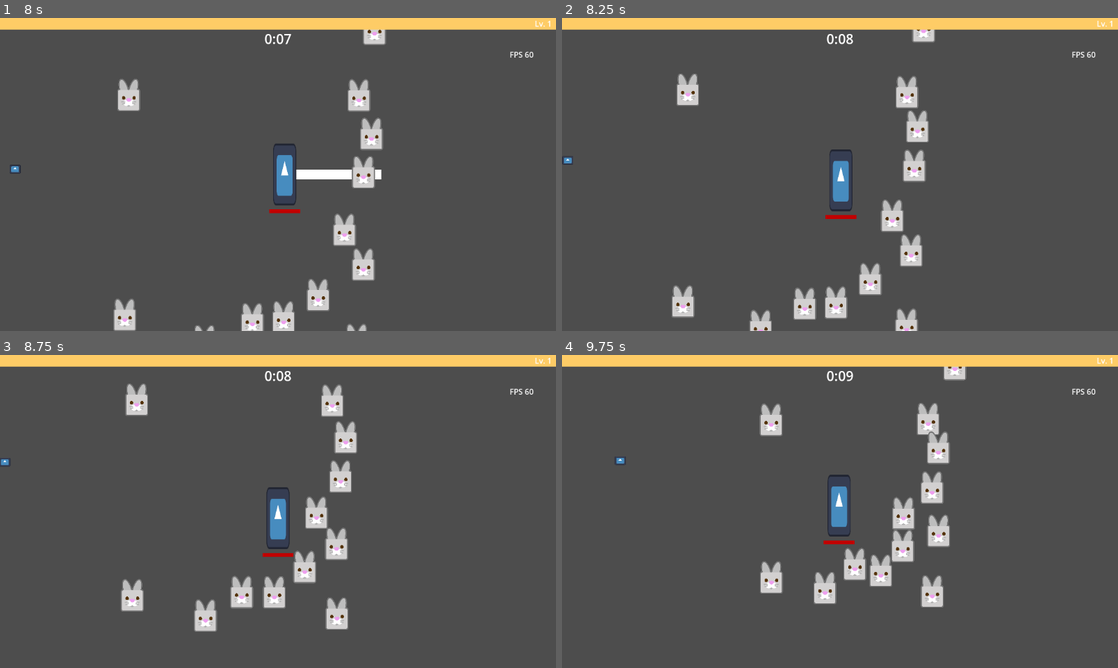
Above: before the commit, frames 1-4 (two rows, left to right).
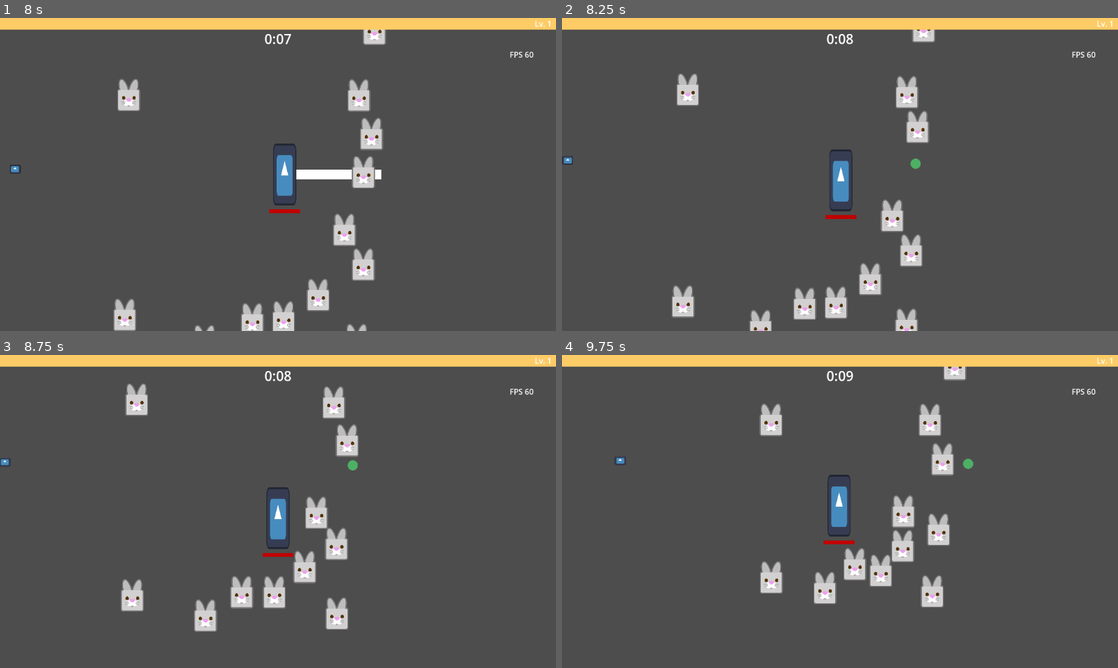
Above: after the commit, the same moments.

Repository: Boushitou/Q3_Nil_Survivor
Game: Godot game, scene res://Scenes/main_game.tscn
Two runs of this game, one before a commit and one after it. Both use one fixed random seed, a clock stepped at 60 frames per second and the inputs below. The engine's default icon, where the game draws it, is replaced by a stand-in: a white triangle on a blue panel in a dark square.
Inputs:
- Up to frame 1 (8 s): tap Enter at 0.5 s; hold D (move_right) 0.53-1.28 s; hold S (move_down) 1.28-2.03 s; hold D (move_right) 2.03-2.78 s; hold W (move_up) 2.78-3.53 s; hold Q (move_left) 3.53-5.03 s; hold S (move_down) 5.03-5.78 s; hold D (move_right) 5.78-6.53 s; hold W (move_up) 6.53-7.28 s; hold D (move_right) from 7.28 s (still down)
- Up to frame 2 (8.25 s): release D (move_right) at 8.03 s; hold S (move_down) from 8.03 s (still down)
- Up to frame 3 (8.75 s): keep holding S (move_down)
- Up to frame 4 (9.75 s): release S (move_down) at 8.78 s; hold Q (move_left) 8.78-9.53 s; hold W (move_up) from 9.53 s (still down)

Frame 1 is identical in both runs. In frame 2, 0.4% of the frame differs, in the area x 61-66%, y 29-53%; in frame 3, 0.9%; in frame 4, 1.4%, in the area x 59-74%, y 15-62%.

Commit message:
Corrected corruption error with xp_orb by changing its name.

Diff:
--- a/Data/Enemies/0_beetle.tres
+++ b/Data/Enemies/0_beetle.tres
@@ -7,7 +7,7 @@
 script = ExtResource("1_hn2cu")
 ID = 0
 name = "Beetle"
-max_health = 50
+max_health = 5
 power = 5
 speed = 60.0
 sprite = ExtResource("2_gbbms")
--- a/Scripts/Items/Experience.gd
+++ b/Scripts/Items/Experience.gd
@@ -15,7 +15,7 @@
 @export var bounce_duration : float = 0.1
 var bounce_time : float = 0.0
 
-var xp_particles : PackedScene = preload("res://Scenes/xp_particles.tscn")
+var xp_particles : PackedScene = load("res://Scenes/xp_particles.tscn")
 
 func _ready() -> void:
 	xp_orb_manager = get_parent()
--- a/Scripts/Items/XpOrbManager.gd
+++ b/Scripts/Items/XpOrbManager.gd
@@ -1,7 +1,7 @@
 extends Node
 class_name XpOrbManager
 
-var orb : Resource = preload("res://Scenes/xp_orb.tscn")
+var orb : Resource = preload("res://Scenes/xp_orbs.tscn")
 
 var xp_orb_nb : int = 0
 const MAX_ORB_NB : int = 400
Renamed: Scenes/xp_orb.tscn -> Scenes/xp_orbs.tscn
